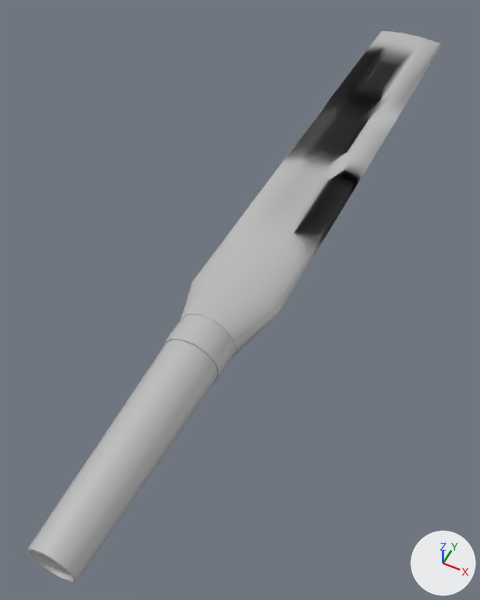
An edit to the FBX model Assets/_MeshesImported/GPE/A_Sifflet.fbx, drawn before and after from the same camera.
Rendered twice from a 50 mm camera at (0.094, -0.24, 0.228) aimed at (-0.01, -0.032, -0.032). The axes (+X, +Y, +Z) are drawn at lower right. The lights are the same throughout. Where no turn or scale is listed for an object, it has been applied to the vertices.

The first picture shows 'Sifflet'.
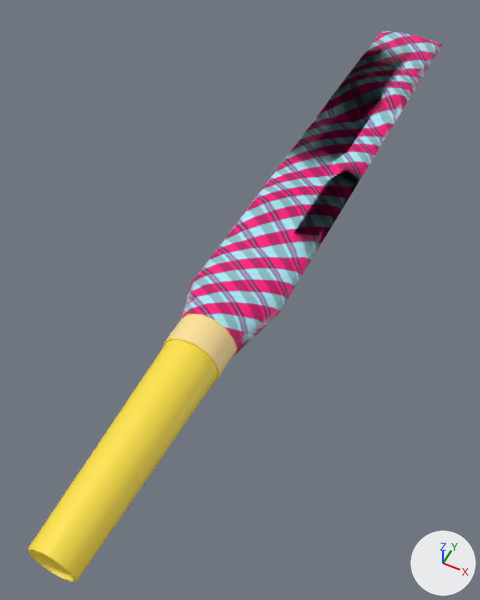
What the commit changed:
Picture 'Sifflet_Base_Color.png' (img_sifflet_base_color_png) is new.
In material 'lambert1' (mat_lambert1), base_color is no longer (0.5, 0.5, 0.5), grey #bcbcbc.
In material 'lambert1' (mat_lambert1), texture is now set to img_sifflet_base_color_png.
me_mesh has 240 vertices, 252 faces and spans x -0.022..0.022, y -0.194..0.219, z -0.014..0.014.
me_mesh is used by ob_sifflet; location (0.0, 0.0, 0.0).
me_mesh part 1: texture (UV) coordinates of 210 of 252 faces, centred in x -0.021..0.021, y -0.193..0.215, z -0.014..0.014, changed; they spanned u 0.71..0.98, v 0.01..0.99 and now span u 0.73..0.96, v 0.04..1.0.

Location of each change, [x1, y1, x2, y2] in pixels of the pictures (480 x 600 px):
'Sifflet', surface changed: [28, 31, 442, 582] in both
